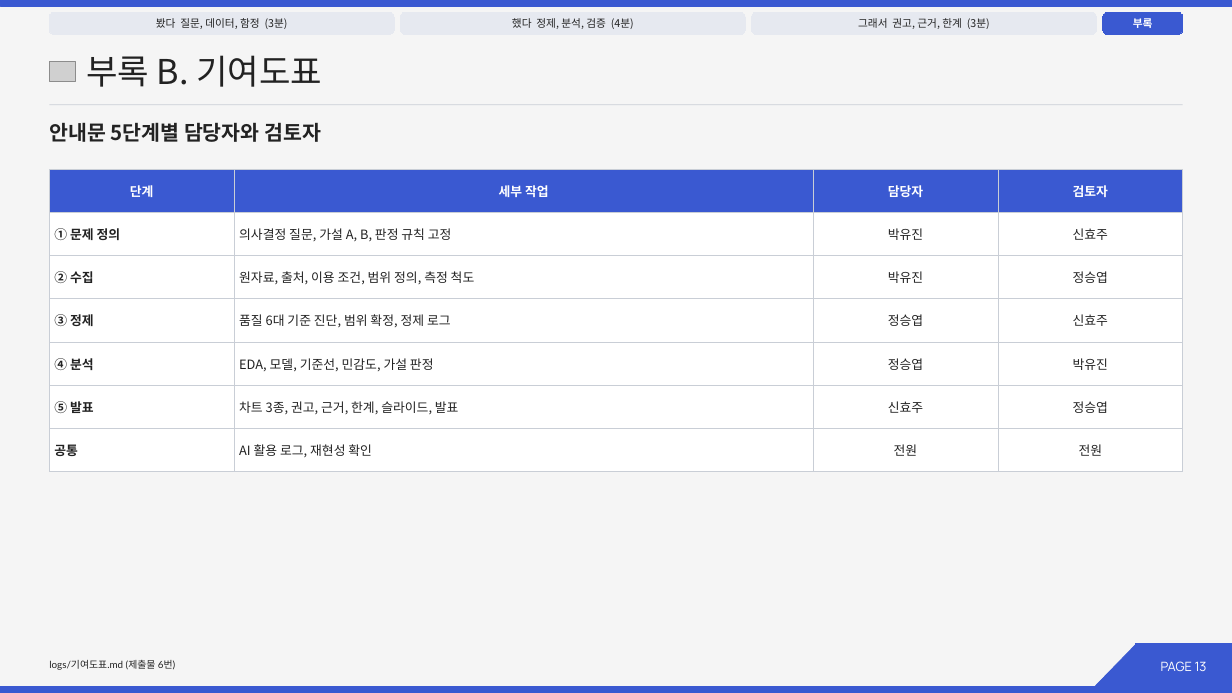
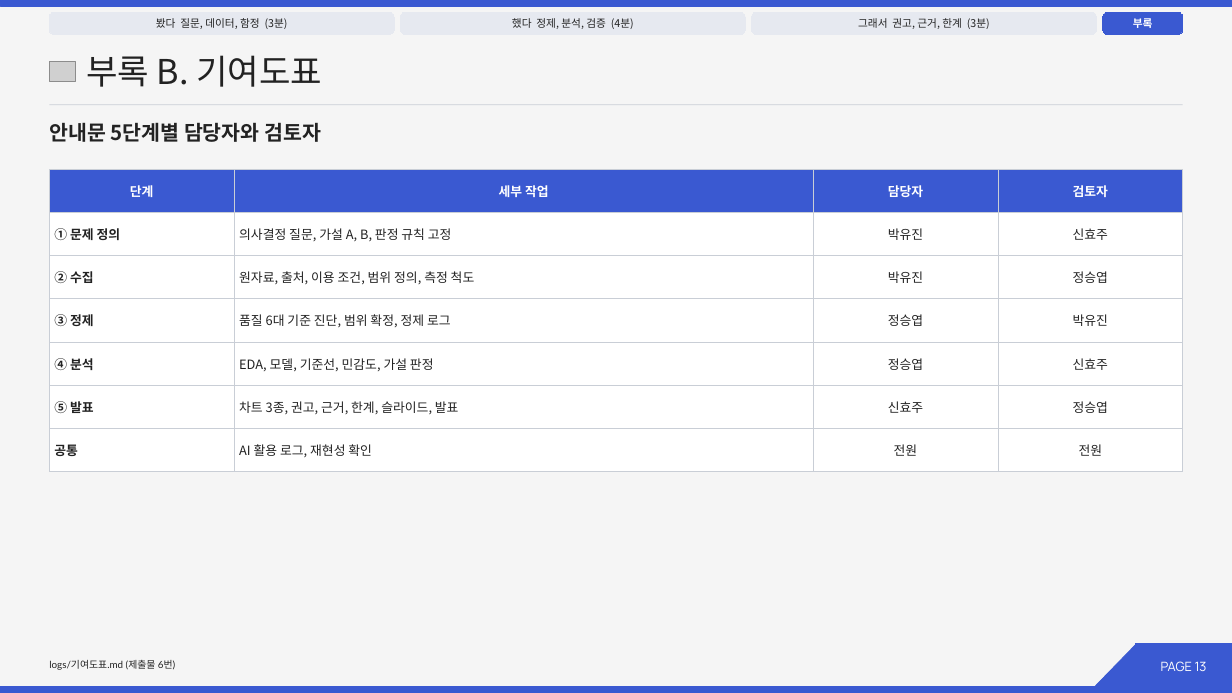
Before and after one commit to 202103116-stack/university-dropout-risk-analysis, a slide deck: slide 13 of slides/14조_발표.pptx. Drawn at 1232x693 pixels with LibreOffice and Linux fonts; fonts in the diff are those of the drawing; grey boxes stand for pictures. Boxes give left, top, right and bottom in pixels: in the first picture for what was removed or moved away, otherwise in the second. Text is boxed around its words. In the diff, an @@ line names an element or a change of style, - is before the commit and + after.

```diff
--- a/slides/14조_발표.pptx
+++ b/slides/14조_발표.pptx
@@ table at [49, 169, 1183, 461] @@
-row 4, column 4: 신효주
+row 4, column 4: 박유진
-row 5, column 4: 박유진
+row 5, column 4: 신효주
```
Also in this commit, not shown: 9 other files.
